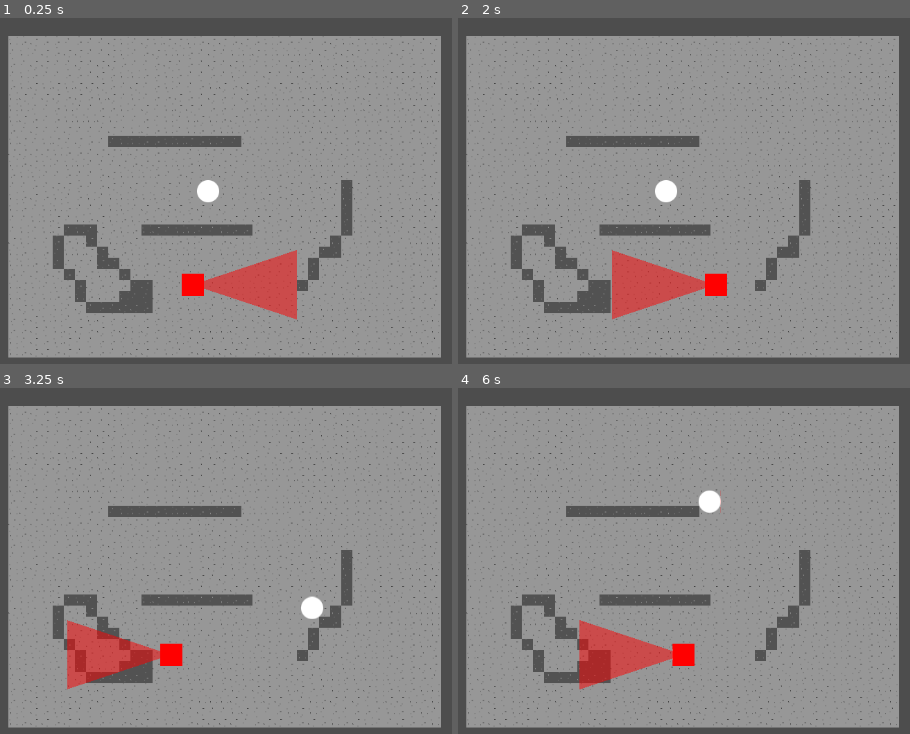
Above: before the commit, frames 1-4 (two rows, left to right).
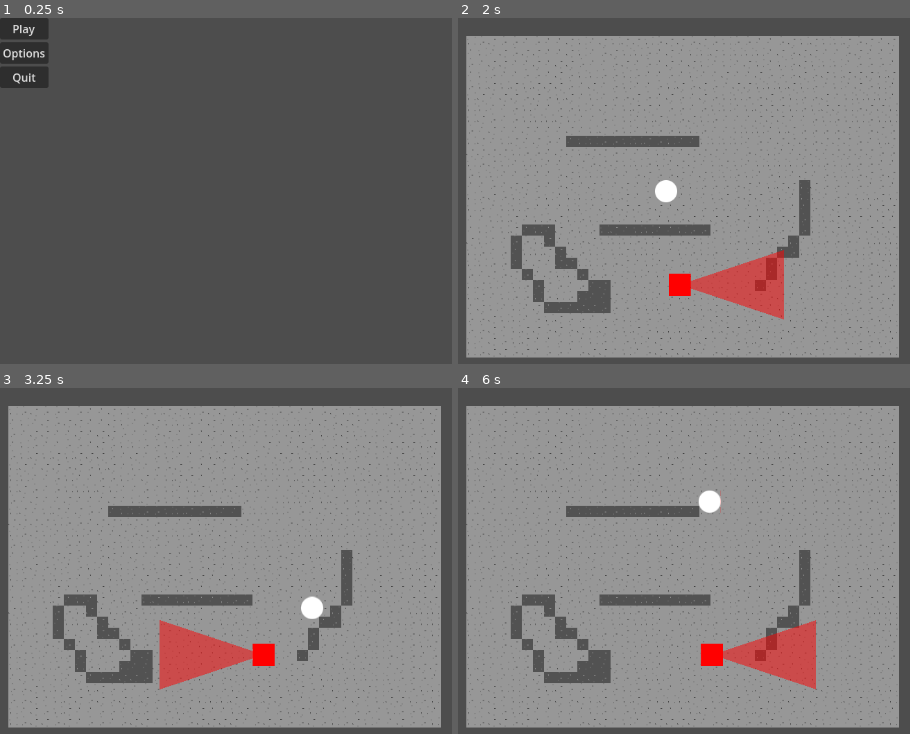
Above: after the commit, the same moments.

Repository: Silvester56/splintershape
Game: Godot game, scene res://scenes/main_menu.tscn
Two runs of this game, one before a commit and one after it. Both use one fixed random seed, a clock stepped at 60 frames per second and the inputs below. Before the commit the project starts from res://scenes/main.tscn.
Inputs (mouse positions are in pixels of both pictures, inside the frame that each line leads up to):
- Up to frame 1 (0.25 s): no input
- Up to frame 2 (2 s): click (480, 52) at 0.5 s, where only the run after the commit has a clickable "Options"; click (480, 28) at 1.25 s, where only the run after the commit has a clickable "Play"
- Up to frame 3 (3.25 s): hold D (right) 2.03-2.78 s; tap Space (action) at 2.1, 2.85 s; hold S (down) from 2.78 s (still down)
- Up to frame 4 (6 s): release S (down) at 3.53 s; hold D (right) 3.53-4.28 s; tap Space (action) every 0.75 s from 3.6 to 5.85 s; hold W (up) 4.28-5.03 s; hold A (left) from 5.03 s (still down)

The runs differ from the first frame. In frame 1, 85% of the frame differs, in the area x 0-98%, y 0-99%; in frame 2, 4.5%; in frame 3, 4.9%; in frame 4, 5.3%.

Commit message:
Add basic main menu

Diff:
--- a/project.godot
+++ b/project.godot
@@ -11,7 +11,7 @@
 [application]
 
 config/name="splintershape"
-run/main_scene="res://scenes/main.tscn"
+run/main_scene="res://scenes/main_menu.tscn"
 config/features=PackedStringArray("4.3", "GL Compatibility")
 config/icon="res://icon.svg"
 
--- /dev/null
+++ b/scenes/main_menu.tscn
@@ -0,0 +1,36 @@
+[gd_scene load_steps=2 format=3 uid="uid://dsfudg34oc8c1"]
+
+[ext_resource type="Script" path="res://scripts/main_menu.gd" id="1_aipnt"]
+
+[node name="MainMenu" type="Control"]
+layout_mode = 3
+anchors_preset = 15
+anchor_right = 1.0
+anchor_bottom = 1.0
+grow_horizontal = 2
+grow_vertical = 2
+script = ExtResource("1_aipnt")
+
+[node name="MarginContainer" type="MarginContainer" parent="."]
+layout_mode = 0
+offset_right = 40.0
+offset_bottom = 40.0
+
+[node name="VBoxContainer" type="VBoxContainer" parent="MarginContainer"]
+layout_mode = 2
+
+[node name="Play" type="Button" parent="MarginContainer/VBoxContainer"]
+layout_mode = 2
+text = "Play"
+
+[node name="Options" type="Button" parent="MarginContainer/VBoxContainer"]
+layout_mode = 2
+text = "Options"
+
+[node name="Quit" type="Button" parent="MarginContainer/VBoxContainer"]
+layout_mode = 2
+text = "Quit"
+
+[connection signal="pressed" from="MarginContainer/VBoxContainer/Play" to="." method="_on_play_pressed"]
+[connection signal="pressed" from="MarginContainer/VBoxContainer/Options" to="." method="_on_options_pressed"]
+[connection signal="pressed" from="MarginContainer/VBoxContainer/Quit" to="." method="_on_quit_pressed"]
--- /dev/null
+++ b/scripts/main_menu.gd
@@ -0,0 +1,10 @@
+extends Control
+
+func _on_play_pressed() -> void:
+	get_tree().change_scene_to_file("res://scenes/main.tscn")
+
+func _on_options_pressed() -> void:
+	pass # Replace with function body.
+
+func _on_quit_pressed() -> void:
+	get_tree().quit()
